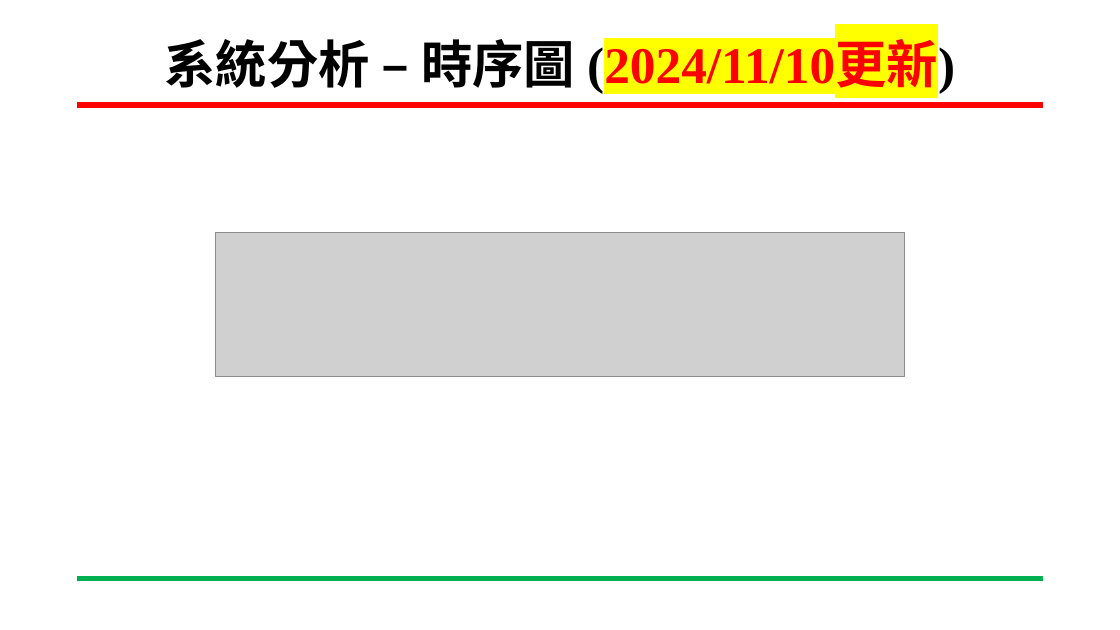
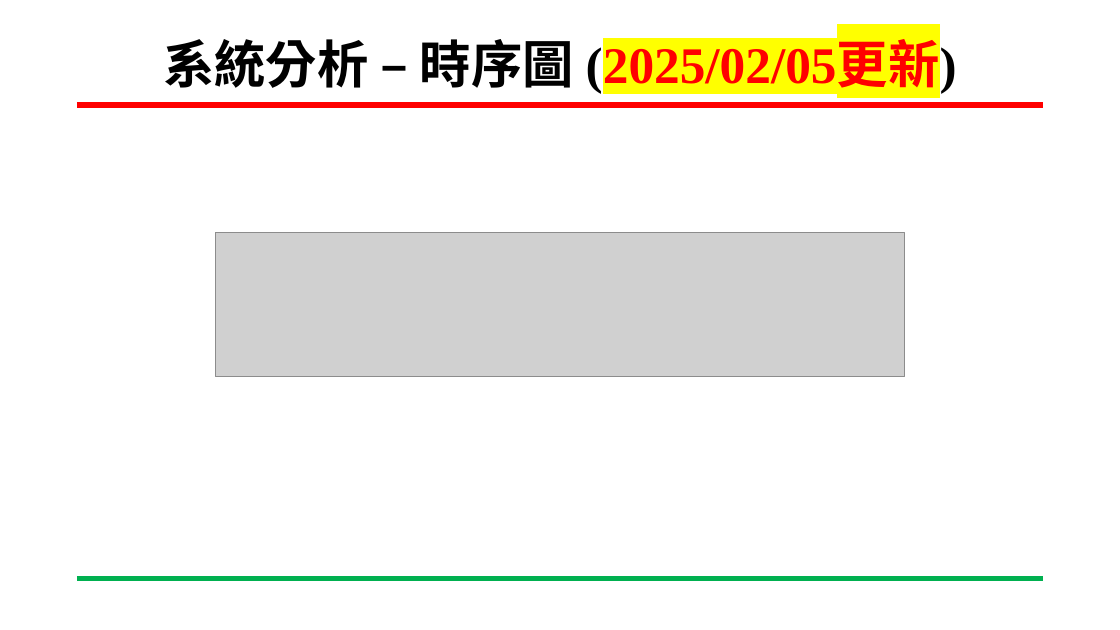
Before and after one commit to wsy0331/SOC_Lab_Exercises, a slide deck: slide 7 of 專案進度報告_吳紹郁_20241121.pptx (slide 6 before the commit). Drawn at 1120x630 pixels with LibreOffice and Linux fonts; fonts in the diff are those of the drawing; grey boxes stand for pictures; background and template pictures are left out. Boxes give left, top, right and bottom in pixels: in the first picture for what was removed or moved away, otherwise in the second. Text is boxed around its words. In the diff, an @@ line names an element or a change of style, - is before the commit and + after.

```diff
--- a/專案進度報告_吳紹郁_20241121.pptx
+++ b/專案進度報告_吳紹郁_20241121.pptx
@@ title at [163, 39, 957, 94]: text changed @@
-系統分析 – 時序圖 (2024/11/10更新)
+系統分析 – 時序圖 (2025/02/05更新)
```
Also in this commit, not shown: 3 other slides changed, 2 slides added, 1 slide removed, 2 other files.
